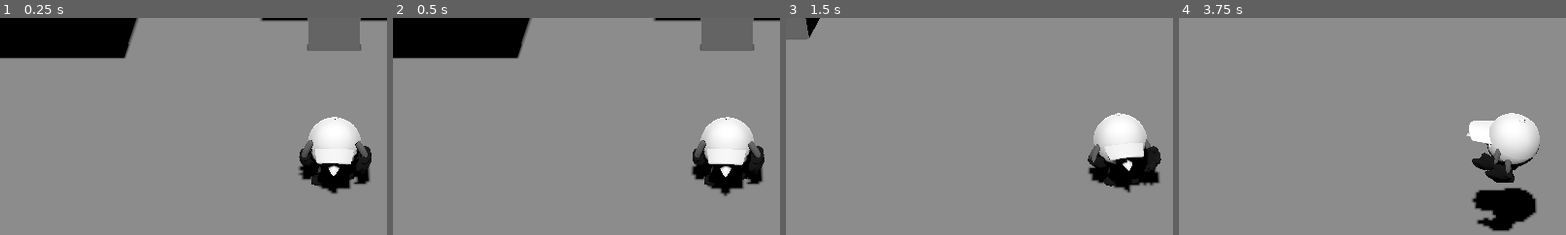
Above: before the commit, frames 1-4 (left to right).
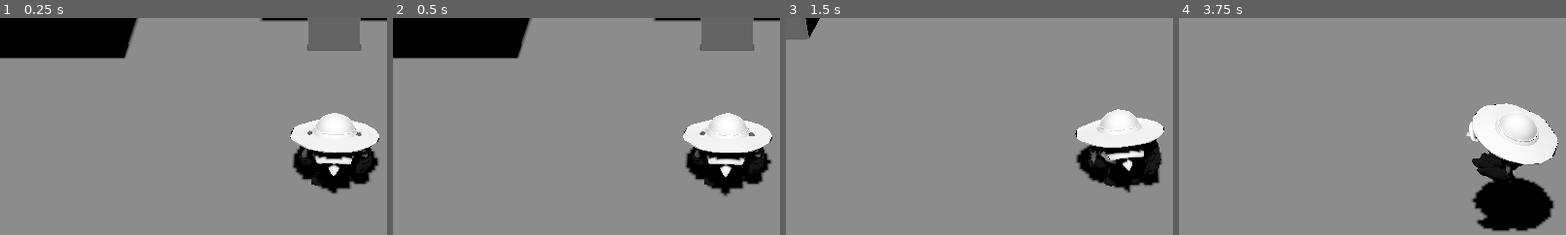
Above: after the commit, the same moments.

Repository: arvinvillapando/ta_sandbox
Game: Godot game, scene res://Game/Levels/Level00/level00.tscn
Same seed, same stepped clock (60 frames per second), same inputs: the game is played once before the commit and once after it.
Inputs:
- Up to frame 1 (0.25 s): no input
- Up to frame 2 (0.5 s): no input
- Up to frame 3 (1.5 s): tap Enter (ui_accept) at 0.5, 0.77 s; hold Right (ui_right) 0.53-1.28 s; tap Tab (swap_character) at 0.6, 1.35 s; hold Down (ui_down) from 1.28 s (still down)
- Up to frame 4 (3.75 s): tap Enter (ui_accept) at 1.52, 3.02 s; release Down (ui_down) at 2.03 s; hold Right (ui_right) 2.03-2.78 s; tap Tab (swap_character) at 2.1, 2.85, 3.6 s; hold Up (ui_up) 2.78-3.53 s; hold Left (ui_left) from 3.53 s (still down)
The pictures show only the part of the screen within x 7-57%, y 50-100%; the shares and areas given below are measured in that part.

The runs differ from the first frame. In frame 1, 2.6% of the frame differs, in the area x 74-98%, y 43-76%; in frame 2, 2.5%; in frame 3, 2.5%; in frame 4, 4.9%, in the area x 74-98%, y 39-99%.

Commit message:
Testing mesh modify in CHR_scene

Diff:
--- a/sandbox-project/Art/Character/Minis/Baseball/CHR_Minis_Baseball.tscn
+++ b/sandbox-project/Art/Character/Minis/Baseball/CHR_Minis_Baseball.tscn
@@ -1,8 +1,18 @@
-[gd_scene load_steps=4 format=3 uid="uid://pc3tv2kh7ikr"]
+[gd_scene load_steps=14 format=3 uid="uid://pc3tv2kh7ikr"]
 
 [ext_resource type="PackedScene" uid="uid://4xykb0ieahuc" path="res://Art/Armature/arm_minis.tscn" id="1_5noeh"]
 [ext_resource type="PackedScene" uid="uid://4m5g54x56qj4" path="res://Art/Character/Minis/NewBaseBallMini/skm_minis_baseball_new.tscn" id="2_x82yw"]
+[ext_resource type="ArrayMesh" uid="uid://chwrwlrq78o5m" path="res://Art/Character/Minis/Baseball/Resource/Baseball_Arms.tres" id="3_3etib"]
 [ext_resource type="AnimationLibrary" uid="uid://dyh5otf7hx1np" path="res://Art/Motion/Minis/Resources/AnimationLibraries/ANIM_SharedMiniLib.tres" id="3_8ipkl"]
+[ext_resource type="ArrayMesh" uid="uid://dp3cm7bkw0e76" path="res://Art/Character/Minis/Baseball/Resource/Baseball_Body.tres" id="4_qhcll"]
+[ext_resource type="ArrayMesh" uid="uid://bbghwtslggd4a" path="res://Art/Character/Minis/Baseball/Resource/Baseball_Eyes.tres" id="5_mdswj"]
+[ext_resource type="ArrayMesh" uid="uid://dmryqm6brcbif" path="res://Art/Character/Minis/Crow/Resources/MSH_Beak.tres" id="6_37i0f"]
+[ext_resource type="ArrayMesh" uid="uid://ltpoqcwl0yk2" path="res://Art/Character/Minis/Baseball/Resource/Baseball_Hat.tres" id="7_5u8ia"]
+[ext_resource type="ArrayMesh" uid="uid://b5cok1nwr1ckj" path="res://Art/Character/Minis/Baseball/Resource/Baseball_Legs.tres" id="8_soax6"]
+[ext_resource type="PackedScene" uid="uid://d4njb6bh4r7j1" path="res://Art/Character/Minis/Crow/skm_mini_crow_00.tscn" id="9_1da2a"]
+[ext_resource type="ArrayMesh" uid="uid://b8cs2iv4nbltv" path="res://Art/Character/Minis/Crow/Resources/MSH_Eyes.tres" id="11_2ioll"]
+[ext_resource type="ArrayMesh" uid="uid://dl6w5xgpjkc13" path="res://Art/Character/Minis/Crow/Resources/MSH_Hat.tres" id="12_tilv7"]
+[ext_resource type="ArrayMesh" uid="uid://462qibu56tuv" path="res://Art/Character/Minis/Crow/Resources/MSH_Legs.tres" id="13_vsdss"]
 
 [node name="ChrMinisCrow" type="Node3D"]
 
@@ -82,6 +92,29 @@
 
 [node name="SKM_Minis_Baseball" parent="Skeleton3D" instance=ExtResource("2_x82yw")]
 transform = Transform3D(1, 0, 0, 0, 1, -7.5497894e-08, 0, 7.5497894e-08, 1, 0, 0, 0)
+mesh_data = {
+"bball_arms": ExtResource("3_3etib"),
+"bball_arms2": ExtResource("3_3etib"),
+"bball_beak": ExtResource("6_37i0f"),
+"bball_body": ExtResource("4_qhcll"),
+"bball_eyes": ExtResource("5_mdswj"),
+"bball_hat": ExtResource("7_5u8ia"),
+"bball_legs": ExtResource("8_soax6"),
+"bball_legs2": ExtResource("8_soax6"),
+"bball_legs3": ExtResource("8_soax6"),
+"bball_legs4": ExtResource("8_soax6"),
+"bball_legs5": ExtResource("8_soax6")
+}
+
+[node name="SKM_MiniCrow" parent="Skeleton3D" instance=ExtResource("9_1da2a")]
+mesh_data = {
+"Arms": ExtResource("3_3etib"),
+"Arms2": ExtResource("3_3etib"),
+"crow_beak": ExtResource("6_37i0f"),
+"crow_eyes": ExtResource("11_2ioll"),
+"crow_hat": ExtResource("12_tilv7"),
+"crow_legs": ExtResource("13_vsdss")
+}
 
 [node name="AnimationPlayer" type="AnimationPlayer" parent="."]
 libraries = {
--- a/sandbox-project/Art/Character/Minis/Crow/skm_minis_baseball_01.tscn
+++ b/sandbox-project/Art/Character/Minis/Crow/skm_minis_baseball_01.tscn
@@ -1,12 +1,24 @@
-[gd_scene load_steps=6 format=3 uid="uid://b2lsjkvi4rbde"]
+[gd_scene load_steps=9 format=3 uid="uid://b2lsjkvi4rbde"]
 
 [ext_resource type="PackedScene" uid="uid://ikwfvox52f2o" path="res://Art/Character/Minis/Baseball/SKM_Minis_Baseball.tscn" id="1_w1nk3"]
 [ext_resource type="ArrayMesh" uid="uid://chwrwlrq78o5m" path="res://Art/Character/Minis/Baseball/Resource/Baseball_Arms.tres" id="2_08sqe"]
+[ext_resource type="ArrayMesh" uid="uid://dp3cm7bkw0e76" path="res://Art/Character/Minis/Baseball/Resource/Baseball_Body.tres" id="3_7qpo5"]
 [ext_resource type="Skin" uid="uid://dbipibrtfrbdl" path="res://Art/Character/Minis/Baseball/Resource/SKM_Minis_Baseball_Skin.tres" id="3_pg3pi"]
+[ext_resource type="ArrayMesh" uid="uid://bbghwtslggd4a" path="res://Art/Character/Minis/Baseball/Resource/Baseball_Eyes.tres" id="4_0wl6h"]
 [ext_resource type="ArrayMesh" uid="uid://dl6w5xgpjkc13" path="res://Art/Character/Minis/Crow/Resources/MSH_Hat.tres" id="4_7qpo5"]
 [ext_resource type="ArrayMesh" uid="uid://dmryqm6brcbif" path="res://Art/Character/Minis/Crow/Resources/MSH_Beak.tres" id="5_0wl6h"]
+[ext_resource type="ArrayMesh" uid="uid://b5cok1nwr1ckj" path="res://Art/Character/Minis/Baseball/Resource/Baseball_Legs.tres" id="7_8sa8l"]
 
 [node name="SKM_Minis_Baseball" instance=ExtResource("1_w1nk3")]
+mesh_data = {
+"Beak": ExtResource("5_0wl6h"),
+"bball_arms": ExtResource("2_08sqe"),
+"bball_arms2": ExtResource("2_08sqe"),
+"bball_body": ExtResource("3_7qpo5"),
+"bball_eyes": ExtResource("4_0wl6h"),
+"bball_hat": ExtResource("4_7qpo5"),
+"bball_legs": ExtResource("7_8sa8l")
+}
 
 [node name="bball_arms" parent="." index="0"]
 transform = Transform3D(1, 0, 0, 0, 1, 0, 0, 0, 1, 0, 0.19822294, 0.094459474)
@@ -32,3 +44,9 @@
 mesh = ExtResource("5_0wl6h")
 skin = ExtResource("3_pg3pi")
 skeleton = NodePath("../..")
+
+[node name="bball_legs2" type="MeshInstance3D" parent="." index="7"]
+transform = Transform3D(1, 0, 0, 0, 1, 0, 0, 0, 1, 0, -0.22553295, 0)
+mesh = ExtResource("7_8sa8l")
+skin = ExtResource("3_pg3pi")
+skeleton = NodePath("../..")
Not shown, added: sandbox-project/Art/Character/Minis/Baseball/Resource/Baseball_Legs.tres3025155925.tmp
